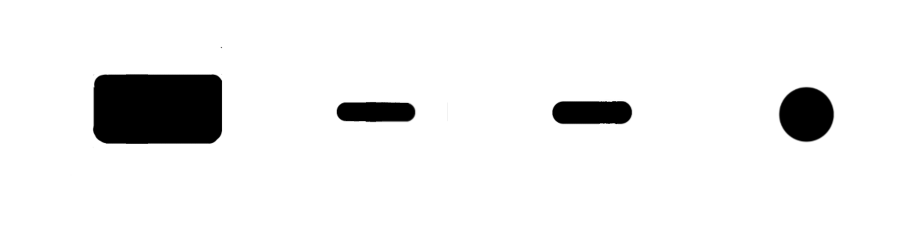
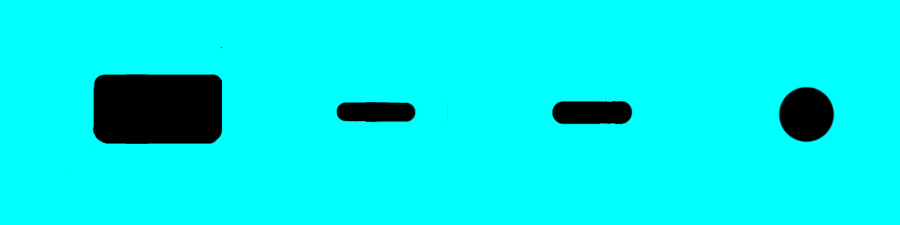
The second (900, 225) image is a revision of the first. Changes to its layers:
added layer "fill" over [0, 0, 900, 225]
